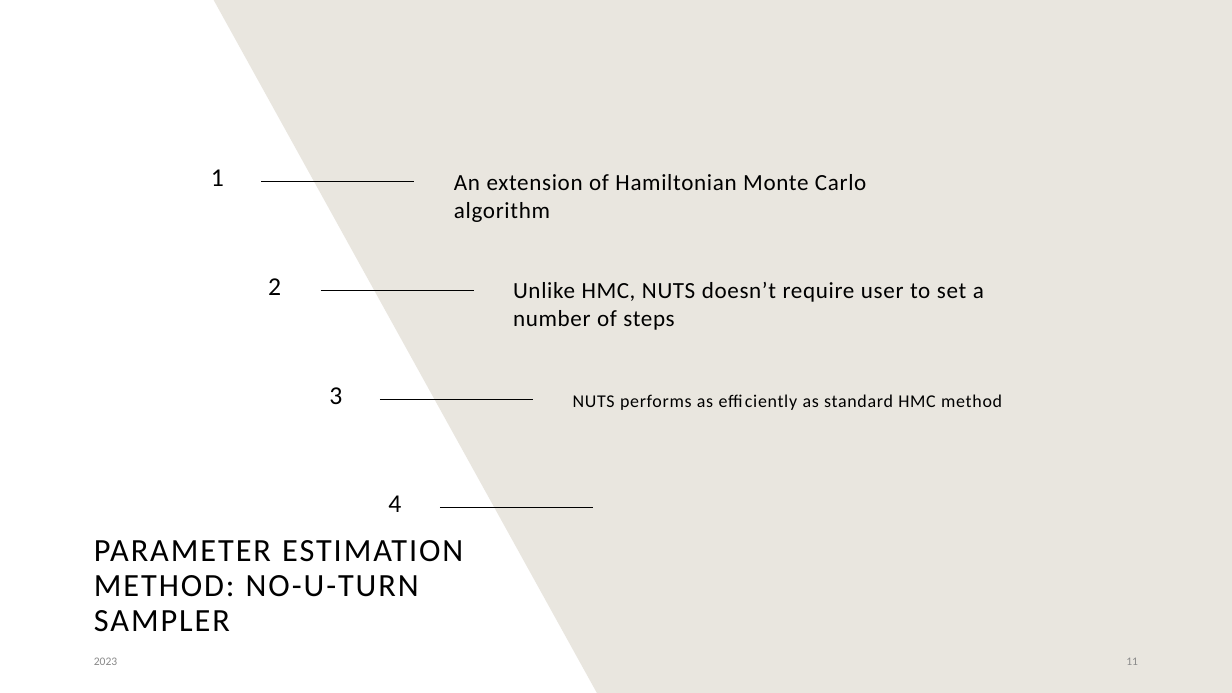
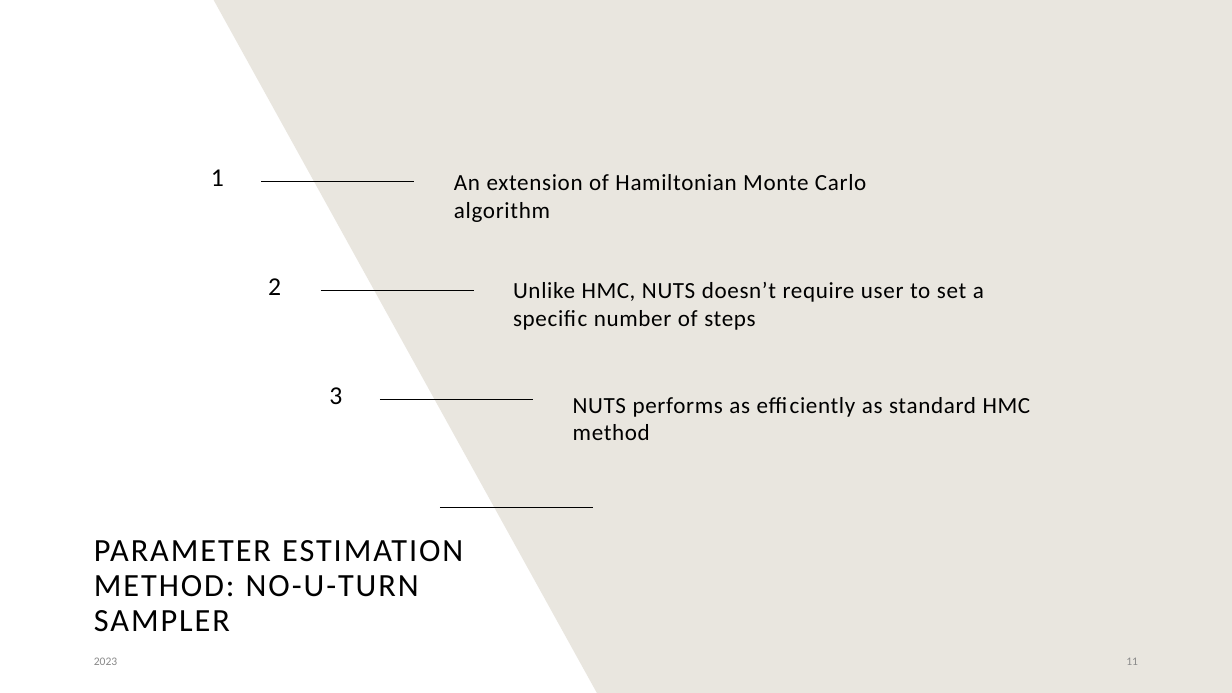
Before and after one commit to Saucedo98/examine-ez-diffusion, a slide deck: slide 11 of ezDiffusion.pptx. Drawn at 1232x693 pixels with LibreOffice and Linux fonts; fonts in the diff are those of the drawing. Boxes give left, top, right and bottom in pixels: in the first picture for what was removed or moved away, otherwise in the second. Text is boxed around its words. In the diff, an @@ line names an element or a change of style, - is before the commit and + after.

Commit message:
Added file for images from ppt

```diff
--- a/ezDiffusion.pptx
+++ b/ezDiffusion.pptx
@@ text at <box>513,282,984,330</box>: text changed @@
-Unlike HMC, NUTS doesn’t require user to set a number of steps
+Unlike HMC, NUTS doesn’t require user to set a specific number of steps
@@ text "NUTS performs as efficiently as ..." at <box>573,397,1031,440</box>: size 14 to 18 pt @@
@@ text removed at <box>388,495,401,512</box> @@
-4
```
Also in this commit, not shown: 2 other files.
